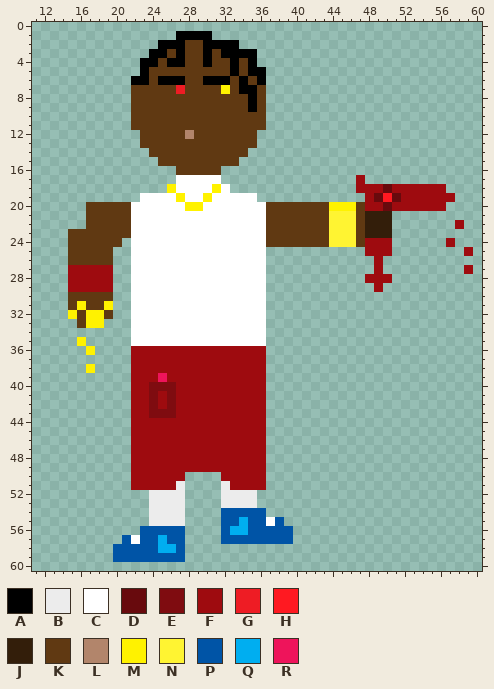
Pixel-art sprite, stored at sprites/fly_condement_man/layers/aa73e2d3-b52e-4b93-9a78-761dcd6d481f/48e545c6-0f17-4ef8-8ef6-2c669f9ee90e.png. The picture above was drawn from the file before the commit.
The file is 64x64 pixels. Shown: x 11..60, y 0..60.
Palette (. is transparent): A #000000  B #ececec  C #ffffff  D #680a0d  E #7f0c10  F #9e0b0f  G #ee1c24  H #ff1921  J #331e0a  K #603912  L #b2856b  M #fff200  N #fff432  P #0054a6  Q #00aef0  R #ee145b
Pixels before (only the part around the change), first column x 11:
 7 ...........KKKKKGKKKKMKAAK........................
 8 ...........KKKKKKKKKKKKKAK........................
 9 ...........KKKKKKKKKKKKKAK........................
10 ...........KKKKKKKKKKKKKKK........................
11 ...........KKKKKKKKKKKKKKK........................
12 ............KKKKKLKKKKKKK.........................
13 ............KKKKKKKKKKKKK.........................
14 .............KKKKKKKKKKK..........................
15 ..............KKKKKKKKK...........................
16 ................KKKKK.............................
17 ................CCCCC...............F.............
18 ...............MCCCCMC..............FFFDFFFFFF....
19 ............CCCCMCCMCCCCC............FDHDFFFFFF...
20 ......KKKKKCCCCCCMMCCCCCCCKKKKKKKMMMKFFDFFFFFF....
21 ......KKKKKCCCCCCCCCCCCCCCKKKKKKKNNNKJJJ..........
22 ......KKKKKCCCCCCCCCCCCCCCKKKKKKKNNNKJJJ.......F..
23 ....KKKKKKKCCCCCCCCCCCCCCCKKKKKKKNNNKJJJ..........
24 ....KKKKKK.CCCCCCCCCCCCCCCKKKKKKKNNNKFFF......F...
25 ....KKKKK..CCCCCCCCCCCCCCC...........FFF........F.
26 ....KKKKK..CCCCCCCCCCCCCCC............F...........
27 ....FFFFF..CCCCCCCCCCCCCCC............F.........F.
28 ....FFFFF..CCCCCCCCCCCCCCC...........FFF..........
29 ....FFFFF..CCCCCCCCCCCCCCC............F...........
30 ....KKKKK..CCCCCCCCCCCCCCC........................
31 ....KMKKM..CCCCCCCCCCCCCCC........................
32 ....MKMMK..CCCCCCCCCCCCCCC........................
33 .....KMM...CCCCCCCCCCCCCCC........................
34 ...........CCCCCCCCCCCCCCC........................
35 .....M.....CCCCCCCCCCCCCCC........................
36 ......M....FFFFFFFFFFFFFFF........................
37 ...........FFFFFFFFFFFFFFF........................
38 ......M....FFFFFFFFFFFFFFF........................
39 ...........FFFRFFFFFFFFFFF........................
40 ...........FFEEEFFFFFFFFFF........................
41 ...........FFEFEFFFFFFFFFF........................
42 ...........FFEFEFFFFFFFFFF........................
43 ...........FFEEEFFFFFFFFFF........................
44 ...........FFFFFFFFFFFFFFF........................
45 ...........FFFFFFFFFFFFFFF........................
46 ...........FFFFFFFFFFFFFFF........................
47 ...........FFFFFFFFFFFFFFF........................
48 ...........FFFFFFFFFFFFFFF........................
49 ...........FFFFFFFFFFFFFFF........................
50 ...........FFFFFF....FFFFF........................
51 ...........FFFFFB....BFFFF........................
52 .............BBBB....BBBB.........................
After the commit:
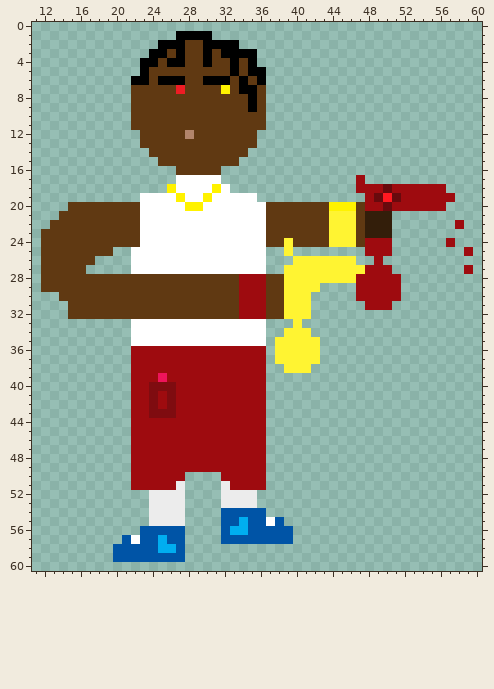
Diff:
{"y":20,"x":15,"old":"..","new":"KK"}
{"y":20,"x":22,"old":"C","new":"K"}
{"y":21,"x":14,"old":"...","new":"KKK"}
{"y":21,"x":22,"old":"C","new":"K"}
{"y":22,"x":13,"old":"....","new":"KKKK"}
{"y":22,"x":22,"old":"C","new":"K"}
{"y":23,"x":12,"old":"...","new":"KKK"}
{"y":23,"x":22,"old":"C","new":"K"}
{"y":24,"x":12,"old":"...","new":"KKK"}
{"y":24,"x":21,"old":".C","new":"KK"}
{"y":24,"x":39,"old":"K","new":"N"}
{"y":25,"x":12,"old":"...","new":"KKK"}
{"y":25,"x":39,"old":".","new":"N"}
{"y":26,"x":12,"old":"...","new":"KKK"}
{"y":26,"x":18,"old":"KK","new":".."}
{"y":26,"x":40,"old":".......","new":"NNNNNNN"}
{"y":27,"x":12,"old":"...FFFFF","new":"KKKKK..."}
{"y":27,"x":39,"old":"..........","new":"NNNNNNNNNF"}
{"y":27,"x":50,"old":".","new":"F"}
{"y":28,"x":12,"old":"...FFFFF..CCCCCCCCCCCCCCC...........","new":"KKKKKKKKKKKKKKKKKKKKKKFFFKKNNNNNNNNF"}
{"y":28,"x":51,"old":".","new":"F"}
{"y":29,"x":12,"old":"...FFFFF..CCCCCCCCCCCCCCC......","new":"KKKKKKKKKKKKKKKKKKKKKKFFFKKNNNN"}
{"y":29,"x":47,"old":"..","new":"FF"}
{"y":29,"x":50,"old":"..","new":"FF"}
{"y":30,"x":14,"old":".","new":"K"}
{"y":30,"x":20,"old":"..CCCCCCCCCCCCCCC.....","new":"KKKKKKKKKKKKKKFFFKKNNN"}
{"y":30,"x":47,"old":".....","new":"FFFFF"}
{"y":31,"x":16,"old":"M","new":"K"}
{"y":31,"x":19,"old":"M..CCCCCCCCCCCCCCC.....","new":"KKKKKKKKKKKKKKKFFFKKNNN"}
{"y":31,"x":48,"old":"...","new":"FFF"}
{"y":32,"x":15,"old":"M","new":"K"}
{"y":32,"x":17,"old":"MM","new":"KK"}
{"y":32,"x":20,"old":"..CCCCCCCCCCCCCCC.....","new":"KKKKKKKKKKKKKKFFFKKNNN"}
{"y":33,"x":16,"old":"KMM","new":"..."}
{"y":33,"x":40,"old":".","new":"N"}
{"y":34,"x":39,"old":"...","new":"NNN"}
{"y":35,"x":16,"old":"M","new":"."}
{"y":35,"x":38,"old":".....","new":"NNNNN"}
{"y":36,"x":17,"old":"M","new":"."}
{"y":36,"x":38,"old":".....","new":"NNNNN"}
{"y":37,"x":38,"old":".....","new":"NNNNN"}
{"y":38,"x":17,"old":"M","new":"."}
{"y":38,"x":39,"old":"...","new":"NNN"}
{"label":"changed","picture_box":[41,202,401,373]}
